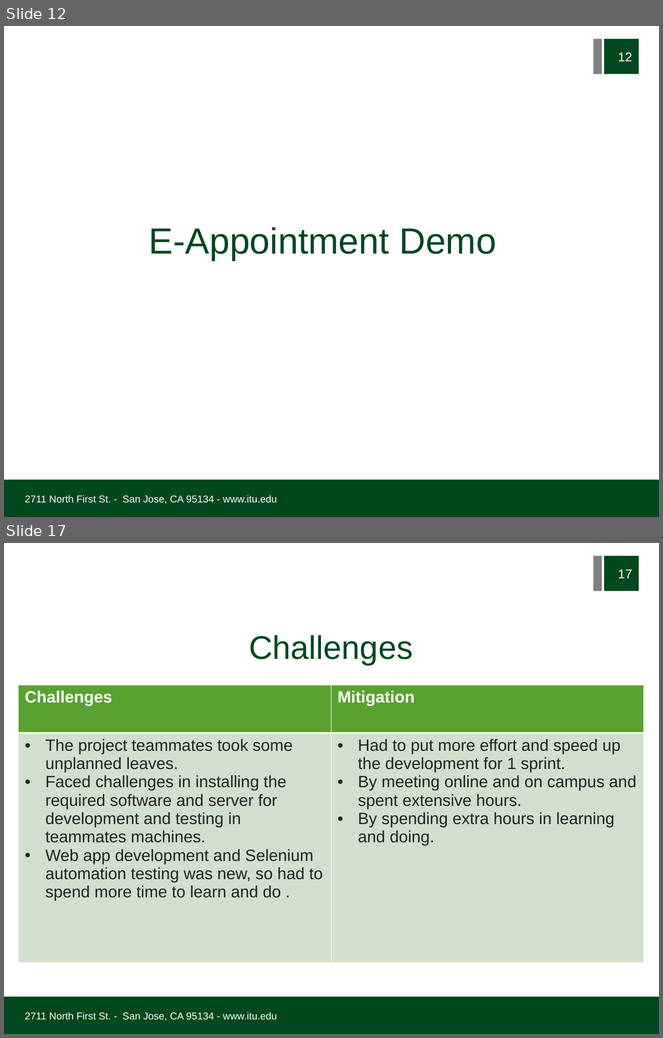
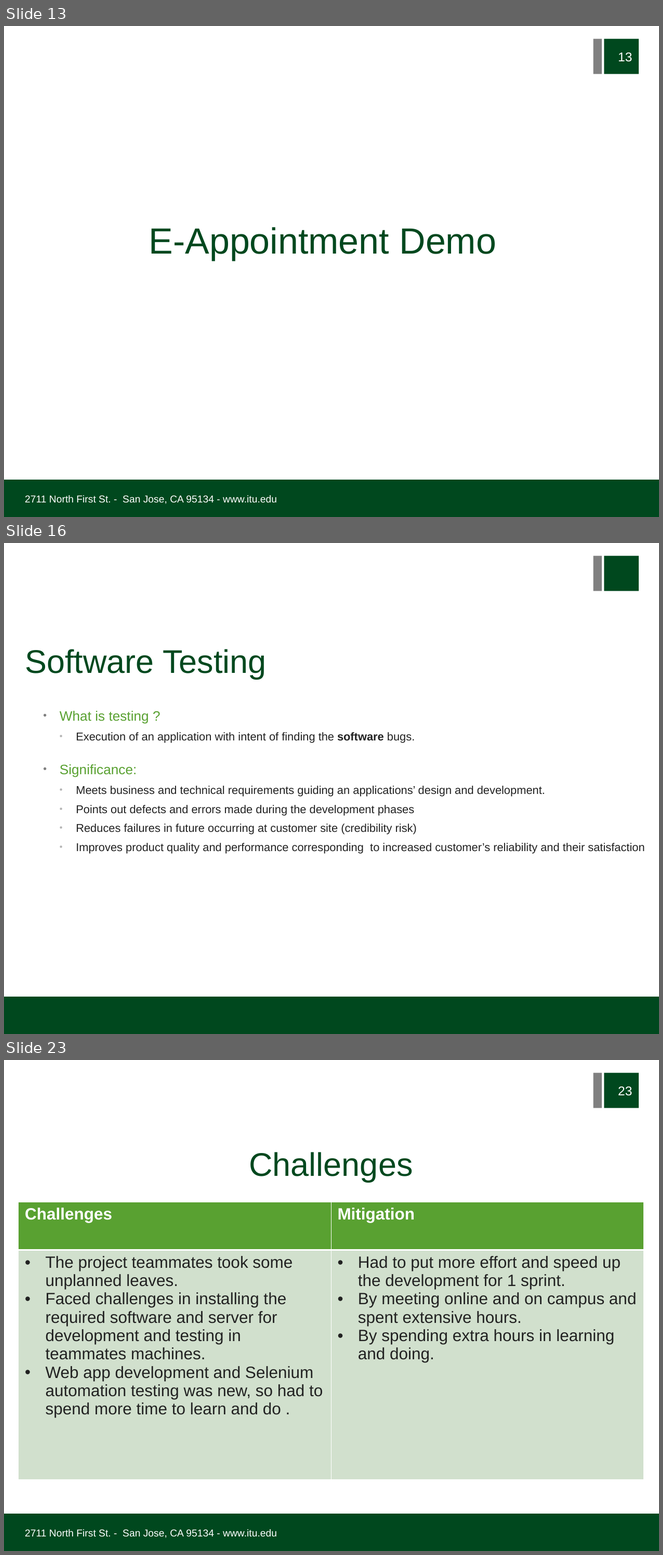
Before and after one commit to joshisange89/EAppointment, a slide deck: Documentation/Demo/Demo Presentation/E-Appointment_Demo.ppt. Shown one above the other, each under a label of ours: slides 12 and 17 before the commit, slides 13, 16 and 23 after it; the slides between them are not shown. The pictures are 663x1038 and 663x1555 pixels, drawn with LibreOffice and Linux fonts; fonts in the diff are those of the drawing; background and template pictures are left out. Boxes give left, top, right and bottom in pixels: in the first picture for what was removed or moved away, otherwise in the second. Text is boxed around its words. In the diff, an @@ line names an element or a change of style, - is before the commit and + after.

```diff
--- a/Documentation/Demo/Demo Presentation/E-Appointment_Demo.ppt
+++ b/Documentation/Demo/Demo Presentation/E-Appointment_Demo.ppt
@@ slide 16 added at [4, 543, 659, 1034], background #FFFFFF; not listed: 3 template elements that a slide beside it also shows @@
@@ title added at [25, 649, 267, 679], 36 pt, text #00481E @@
+Software Testing
@@ text added at [60, 711, 645, 854], 12.5 pt, text #212121 @@
+• What is testing ?
+  • Execution of an application with intent of finding the software bugs.
+• Significance:
+  • Meets business and technical requirements guiding an applications’ design and development.
+  • Points out defects and errors made during the development phases
+  • Reduces failures in future occurring at customer site (credibility risk)
+  • Improves product quality and performance corresponding to increased customer’s reliability and their satisfaction
@@ what was slide 12 is now slide 13 @@
@@ page number at [618, 53, 632, 62]: text changed @@
-12
+13
@@ what was slide 17 is now slide 23 @@
@@ page number at [618, 1087, 632, 1096]: text changed @@
-17
+23
```
Also in this commit, not shown: 5 slides changed, 6 other slides added, 1 slide removed, 29 other files.
